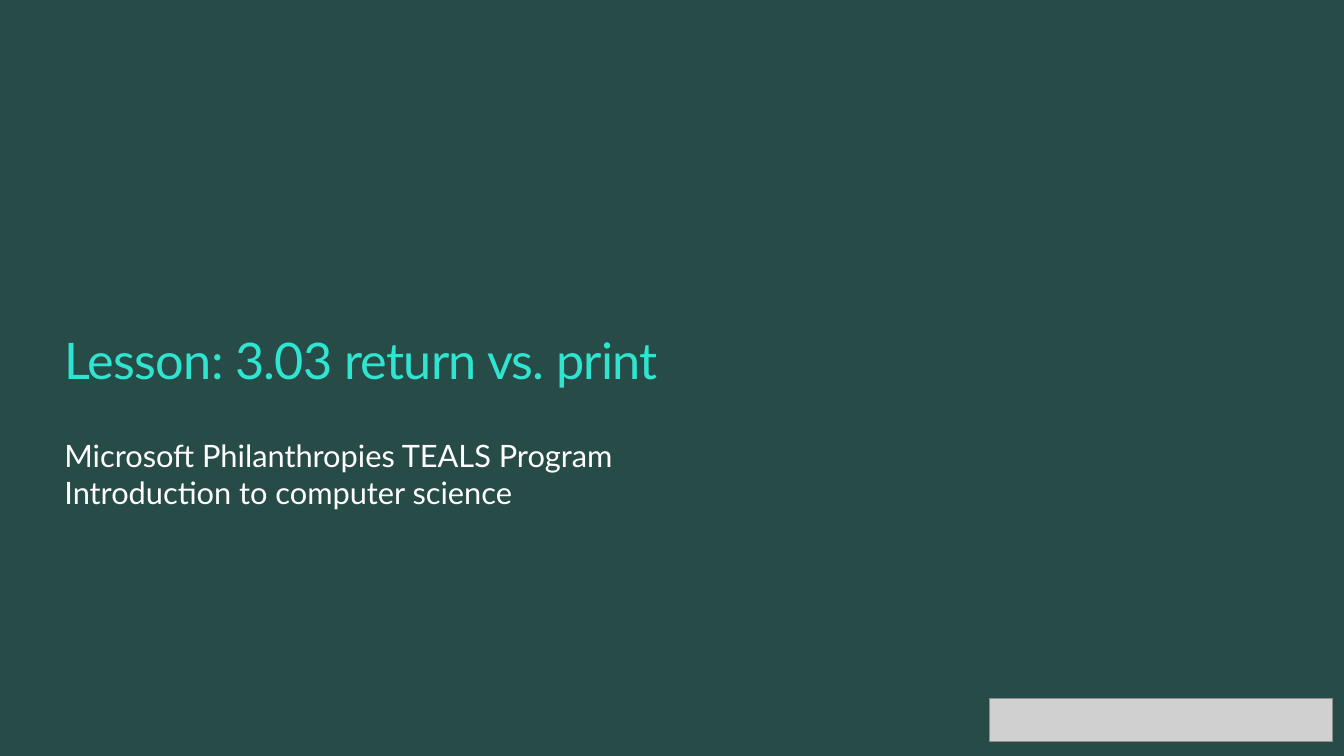
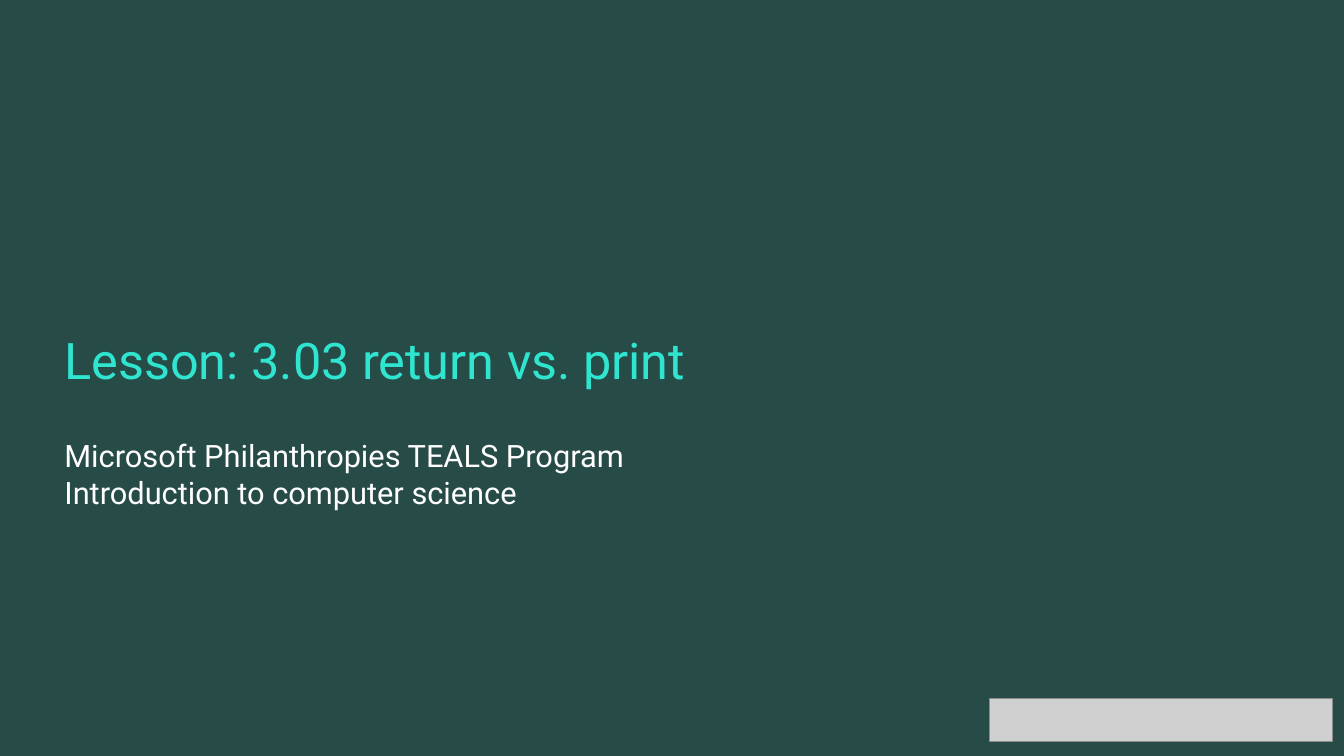
Before and after one commit to TEALSK12/2nd-semester-introduction-to-computer-science, a slide deck: slide 1 of docs/units/3_unit/slidedecks/Intro Python 3.03 TEALS.pptx. Drawn at 1344x756 pixels with LibreOffice and Linux fonts; fonts in the diff are those of the drawing; grey boxes stand for pictures; background and template pictures are left out. Boxes give left, top, right and bottom in pixels: in the first picture for what was removed or moved away, otherwise in the second. Text is boxed around its words. In the diff, an @@ line names an element or a change of style, - is before the commit and + after.

Commit message:
Updating with lesson changes

```diff
--- a/docs/units/3_unit/slidedecks/Intro Python 3.03 TEALS.pptx
+++ b/docs/units/3_unit/slidedecks/Intro Python 3.03 TEALS.pptx
@@ title "Lesson: 3.03 return vs. print" at [64, 342, 685, 389]: font Lato to Roboto, letter spacing -0.5 to 0 pt @@
@@ text "Microsoft Philanthropies TEALS Program" at [64, 443, 624, 511]: font Lato to Roboto @@
```
Also in this commit, not shown: 10 other slides changed, 1 slide added, 5 slides removed, 10 other files.
